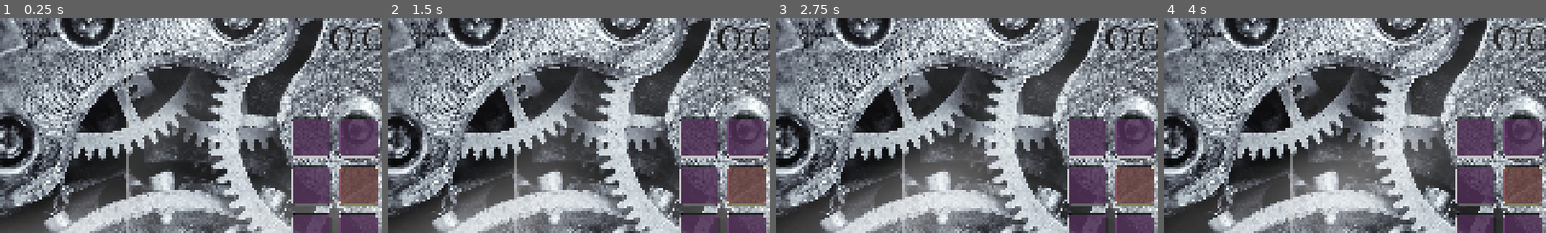
Above: before the commit, frames 1-4 (left to right).
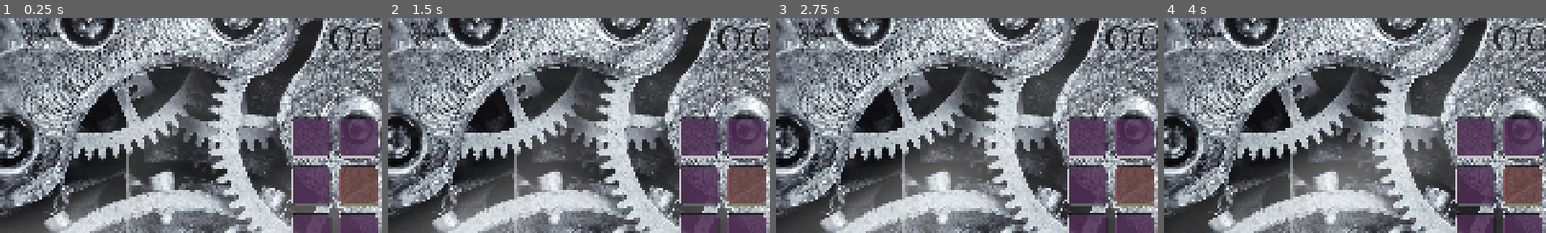
Above: after the commit, the same moments.

Repository: rosswolf/Tourbillon
Game: Godot game, scene res://src/scenes/game.tscn
The game is run twice, just before and just after one commit, with the same random seed, the same clock (stepped at 60 frames per second) and the same inputs. Sound files missing from this copy of the repository are replaced by a short silence.
Inputs (mouse positions are % of the whole screen's width and height, from its top left):
- Up to frame 1 (0.25 s): no input
- Up to frame 2 (1.5 s): click (41, 28) at 0.52 s; click (47, 28) at 1.27 s
- Up to frame 3 (2.75 s): click (53, 28) at 2.02 s
- Up to frame 4 (4 s): click (59, 28) at 2.77 s; click (41, 39) at 3.52 s
The pictures show only the part of the screen within x 0-50%, y 0-50%; the shares and areas given below are measured in that part.

The runs differ from the first frame. In frame 1, 0.2% of the frame differs, in the area x 2-14%, y 10-15%; in frame 2, 0.2%; in frame 3, 0.2%; in frame 4, 0.2%.

Commit message:
feat: Add HP resource to hero with 24/24 starting health
- Added HP as a new GameResource type
- Initialize hero with 24/24 HP in Hero._init()
- Display HP at top of resource panel with current/max format
- HP always visible in UI (doesn't hide when 0)
- Send HP signal on battle start to update UI

Diff:
--- a/elastic-app/app/src/scenes/core/entities/hero.gd
+++ b/elastic-app/app/src/scenes/core/entities/hero.gd
@@ -7,6 +7,8 @@
 var image_name: String
 var starting_relic: String
 
+# Player stats
+var hp: CappedResource
 
 # Color resources (5)
 var red: CappedResource
@@ -23,8 +25,13 @@
 var entropy: CappedResource
 
 func _init() -> void:
-	# Initialize all 10 resources with proper signal callbacks
+	# Initialize all resources with proper signal callbacks
 	var noop = func(v): pass
+
+	# Player HP - starts at 24/24
+	hp = CappedResource.new(24, 24,
+		func(v): GlobalSignals.signal_core_hero_resource_changed(GameResource.Type.HP, v),
+		noop)
 
 	# Color resources with signal emission
 	red = CappedResource.new(0, 10,
@@ -67,11 +74,16 @@
 
 
 func reset_start_of_battle() -> void:
-	pass
+	# Send initial HP signal to update UI
+	if hp:
+		GlobalSignals.signal_core_hero_resource_changed(GameResource.Type.HP, hp.amount)
 
 ## Get a resource by type (colors or forces)
 func get_force_resource(force_type: GameResource.Type) -> CappedResource:
 	match force_type:
+		# Player stats
+		GameResource.Type.HP:
+			return hp
 		# Color resources
 		GameResource.Type.RED:
 			return red
--- a/elastic-app/app/src/scenes/core/resources/game_resource.gd
+++ b/elastic-app/app/src/scenes/core/resources/game_resource.gd
@@ -4,6 +4,8 @@
 # When adding a new type here, be sure to update the get_resource_background_color function below
 enum Type {
 	UNKNOWN,
+	# Player stats
+	HP,        # Player health points
 	# Color resources (5) - Basic color-based resources
 	RED,
 	BLUE,
@@ -52,6 +54,11 @@
 			setter.call(getter.call() - amount)
 
 	var __resources: Dictionary = {
+		# Player stats
+		GameResource.Type.HP: __SpecificResourceAccessor.new(
+			func(): return GlobalGameManager.hero.hp.amount if GlobalGameManager.hero and GlobalGameManager.hero.hp else 0,
+			func(value): if GlobalGameManager.hero and GlobalGameManager.hero.hp: GlobalGameManager.hero.hp.amount = value
+		),
 		# Color resources (5)
 		GameResource.Type.RED: __SpecificResourceAccessor.new(
 			func(): return GlobalGameManager.hero.red.amount if GlobalGameManager.hero and GlobalGameManager.hero.red else 0,
--- a/elastic-app/app/src/scenes/ui/resources/revealed_resources_panel.gd
+++ b/elastic-app/app/src/scenes/ui/resources/revealed_resources_panel.gd
@@ -22,11 +22,21 @@
 				print("[DEBUG]       ", greatgrandchild.name, " (", greatgrandchild.get_class(), ")")
 
 
+	# Add HP first at the top - always visible
+	var hp_container = resource_template.duplicate()
+	var hp_label: Label = hp_container.get_node("MarginContainer/HBoxContainer/ResourceLabel")
+	var hp_amount: Label = hp_container.get_node("MarginContainer/HBoxContainer/ResourceAmount")
+	hp_label.text = "HP:"
+	hp_amount.text = "24/24"
+	hp_container.visible = true  # HP always visible
+	resources_containers[GameResource.Type.HP] = hp_container
+	%RevealedResourceVbox.add_child(hp_container)
+
 	for resource_name in GameResource.Type.keys():
 		var resource_type: GameResource.Type = GameResource.Type[resource_name]
 
-		# Skip UNKNOWN and legacy resources from UI display
-		if resource_type == GameResource.Type.UNKNOWN or resource_type == GameResource.Type.NONE:
+		# Skip UNKNOWN, HP (already added), and legacy resources from UI display
+		if resource_type == GameResource.Type.UNKNOWN or resource_type == GameResource.Type.NONE or resource_type == GameResource.Type.HP:
 			continue
 		# Skip legacy time/energy resources
 		if resource_name.ends_with("_TIME") or resource_name.ends_with("_ENERGY"):
@@ -64,10 +74,17 @@
 		assert(false, "unepected resource unhandled " + str(changing_resource))
 		return
 
-	__update_label(container, str(new_amount))
-
-	if new_amount != 0:
-		print("[DEBUG] [RevealedResourcesPanel] Making visible: ", GameResource.Type.keys()[changing_resource])
+	# Special handling for HP to show current/max format
+	if changing_resource == GameResource.Type.HP:
+		var max_hp = GlobalGameManager.hero.hp.max_amount if GlobalGameManager.hero and GlobalGameManager.hero.hp else 24
+		__update_label(container, str(new_amount) + "/" + str(max_hp))
+		# HP is always visible
 		resources_containers[changing_resource].visible = true
 	else:
-		print("[DEBUG] [RevealedResourcesPanel] Keeping hidden (amount is 0): ", GameResource.Type.keys()[changing_resource])
+		__update_label(container, str(new_amount))
+
+		if new_amount != 0:
+			print("[DEBUG] [RevealedResourcesPanel] Making visible: ", GameResource.Type.keys()[changing_resource])
+			resources_containers[changing_resource].visible = true
+		else:
+			print("[DEBUG] [RevealedResourcesPanel] Keeping hidden (amount is 0): ", GameResource.Type.keys()[changing_resource])
